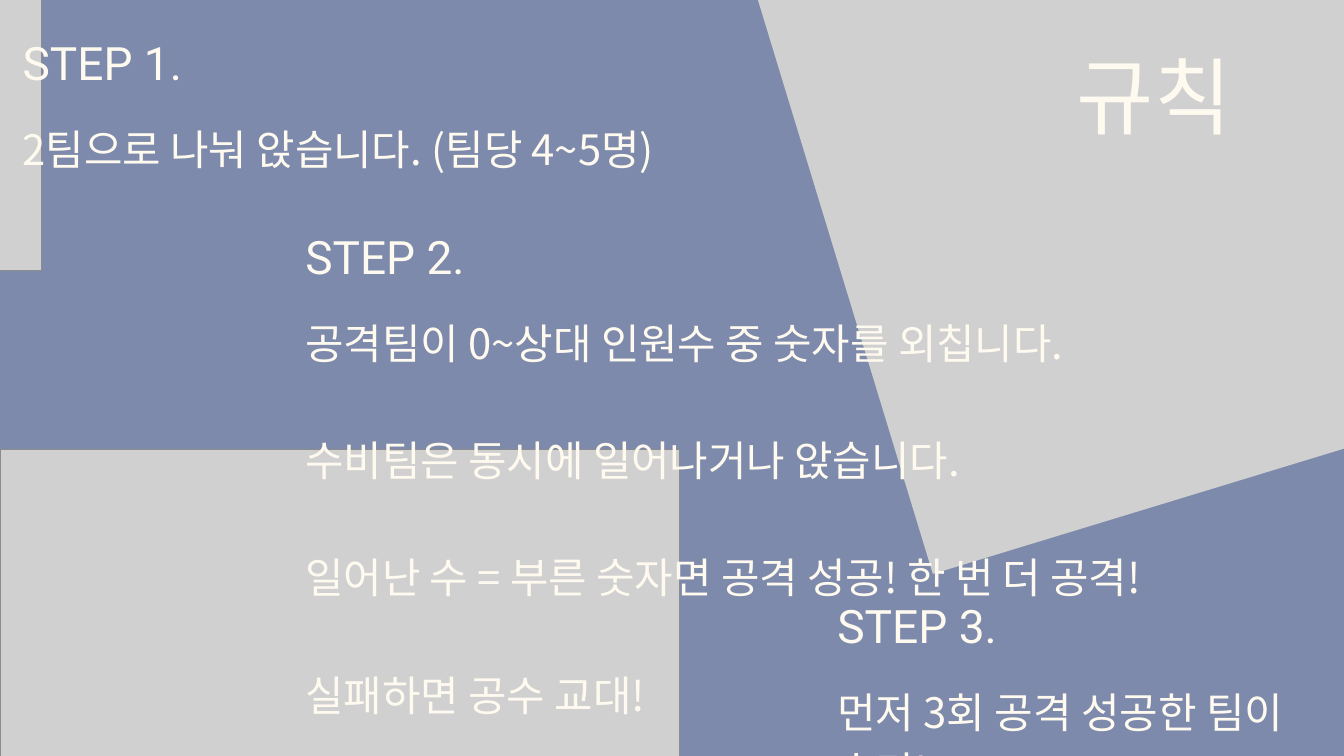
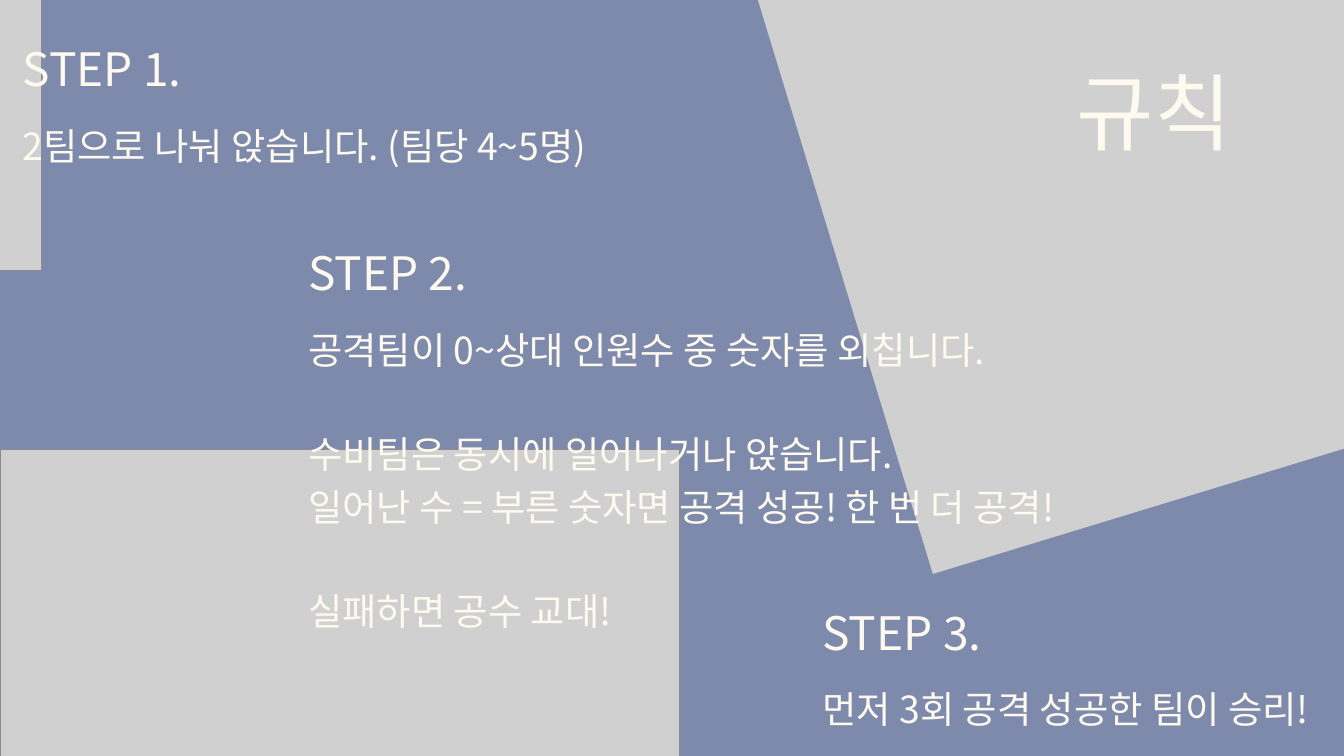
Before and after one commit to tkdgns25300/sunday_play, a slide deck: slide 2 of public/downloads/games/human-zero/rules.pptx. Drawn at 1344x756 pixels with LibreOffice and Linux fonts; fonts in the diff are those of the drawing; grey boxes stand for pictures. Boxes give left, top, right and bottom in pixels: in the first picture for what was removed or moved away, otherwise in the second. Text is boxed around its words. In the diff, an @@ line names an element or a change of style, - is before the commit and + after.

```diff
--- a/public/downloads/games/human-zero/rules.pptx
+++ b/public/downloads/games/human-zero/rules.pptx
@@ text "규칙": place and size @@
-text "규칙" at box(1077, 59, 1232, 134)
+text "규칙" at box(1077, 75, 1232, 150)
@@ text "2팀으로 나눠 앉습니다. (팀당 4~5명)" at box(23, 122, 586, 170): size 44.8 to 40 pt; line spacing 62.7pt to 56pt @@
@@ font Roboto to Noto Sans CJK KR in 4 elements at box(23, 39, 181, 98), box(1077, 75, 1232, 150), box(823, 615, 981, 651), box(308, 256, 467, 291) @@
@@ text "STEP 2.": place and size @@
-text "STEP 2." at box(305, 241, 465, 275)
+text "STEP 2." at box(308, 256, 467, 291)
@@ text "공격팀이 0~상대 인원수 중 숫자를 ...": place and size @@
-text "공격팀이 0~상대 인원수 중 숫자를 ..." at box(305, 317, 1141, 714)
+text "공격팀이 0~상대 인원수 중 숫자를 ..." at box(308, 326, 1055, 628)
@@ text "공격팀이 0~상대 인원수 중 숫자를 ..." at box(308, 326, 1055, 628): size 44.8 to 40 pt; line spacing 62.8pt to 56pt @@
@@ text "STEP 3.": place and size @@
-text "STEP 3." at box(837, 610, 997, 644)
+text "STEP 3." at box(823, 615, 981, 651)
@@ text "먼저 3회 공격 성공한 팀이 ...": place and size @@
-text "먼저 3회 공격 성공한 팀이 ..." at box(837, 693, 1283, 731)
+text "먼저 3회 공격 성공한 팀이 ..." at box(823, 692, 1309, 726)
@@ text "먼저 3회 공격 성공한 팀이 ..." at box(823, 692, 1309, 726): size 44.9 to 40 pt; line spacing 62.8pt to 56pt @@
```
Also in this commit, not shown: 4 other slides changed, 3 other files.
